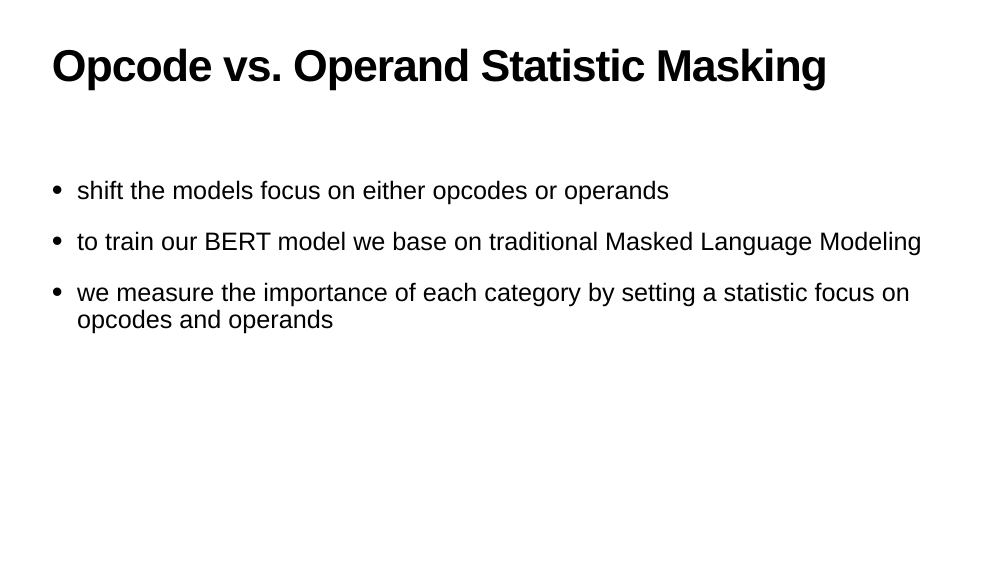
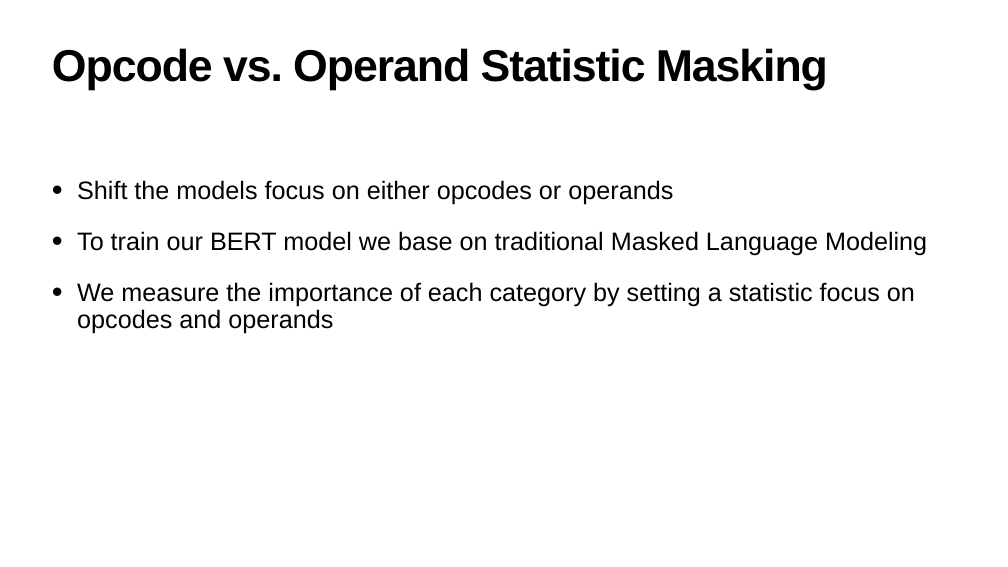
Before and after one commit to julig3ccd/BinAI, a slide deck: slide 4 of presentation/final_presentation.pptx. Drawn at 1008x567 pixels with LibreOffice and Linux fonts; fonts in the diff are those of the drawing. Boxes give left, top, right and bottom in pixels: in the first picture for what was removed or moved away, otherwise in the second. Text is boxed around its words. In the diff, an @@ line names an element or a change of style, - is before the commit and + after.

```diff
--- a/presentation/final_presentation.pptx
+++ b/presentation/final_presentation.pptx
@@ text at box(77, 180, 927, 334): text changed @@
-• shift the models focus on either opcodes or operands
-• to train our BERT model we base on traditional Masked Language Modeling
-• we measure the importance of each category by setting a statistic focus on opcodes and operands
+• Shift the models focus on either opcodes or operands
+• To train our BERT model we base on traditional Masked Language Modeling
+• We measure the importance of each category by setting a statistic focus on opcodes and operands
```
Also in this commit, not shown: 7 other slides changed.
